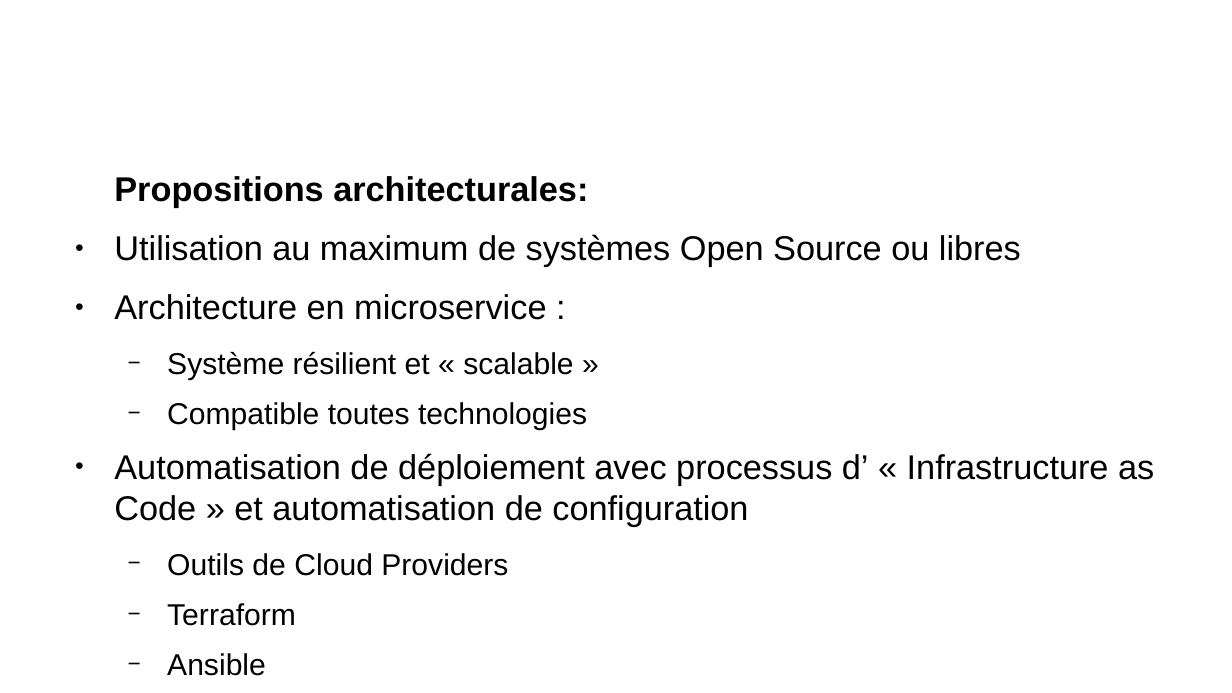
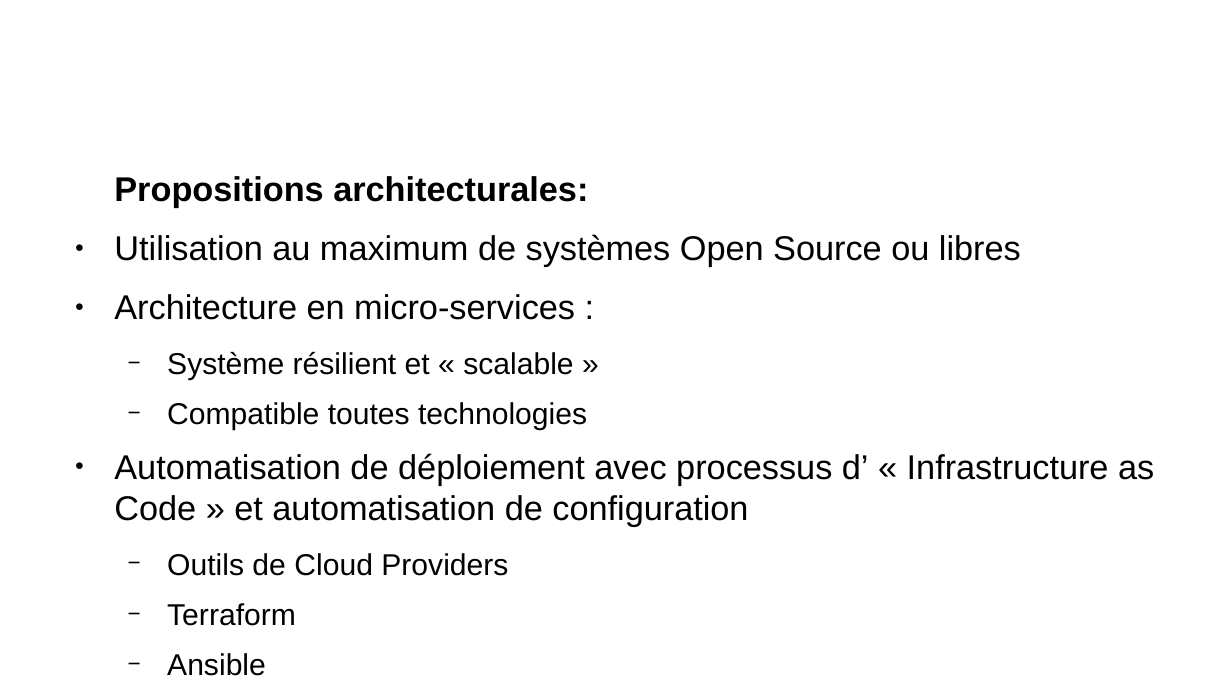
Before and after one commit to remipassmoilesel/ci-cd-plan, a slide deck: slide 7 of ci-cd-plan.odp (slide 8 before the commit). Drawn at 1232x693 pixels with LibreOffice and Linux fonts; fonts in the diff are those of the drawing; background and template pictures are left out. Boxes give left, top, right and bottom in pixels: in the first picture for what was removed or moved away, otherwise in the second. Text is boxed around its words. In the diff, an @@ line names an element or a change of style, - is before the commit and + after.

```diff
--- a/ci-cd-plan.odp
+++ b/ci-cd-plan.odp
@@ text at [114, 294, 575, 320]: text changed @@
-● Architecture en microservice :
+● Architecture en micro-services :
```
Also in this commit, not shown: 6 other slides changed, 1 slide removed, 3 other files.
